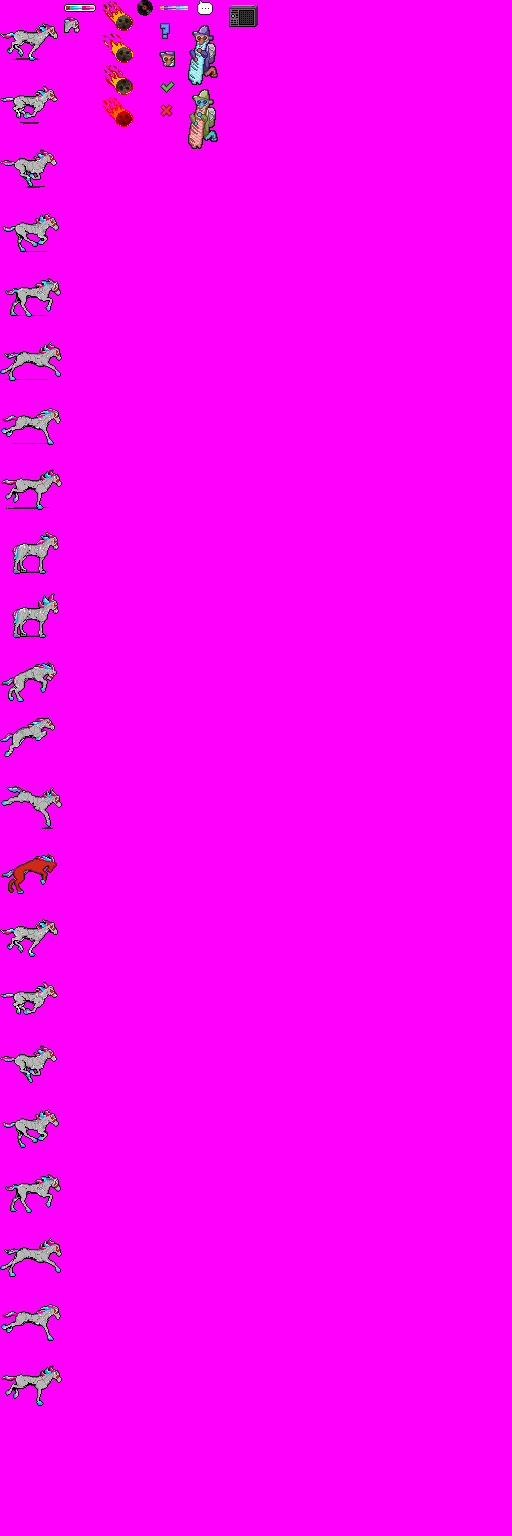
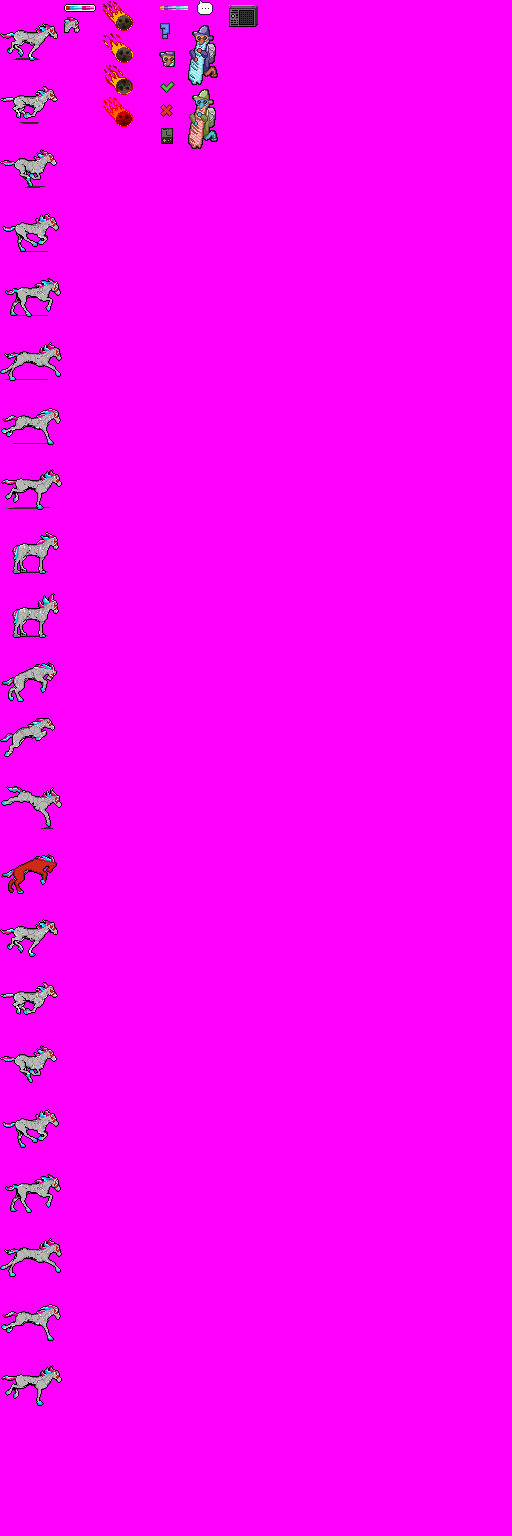
The second w=512, h=1536 image is a revision of the first. Changes to its layers:
removed layer "ui_vinyl" over box(137, 0, 153, 16)
added layer "ui_obstacle" above "ui_icon_tutorial" over box(161, 128, 173, 144)
